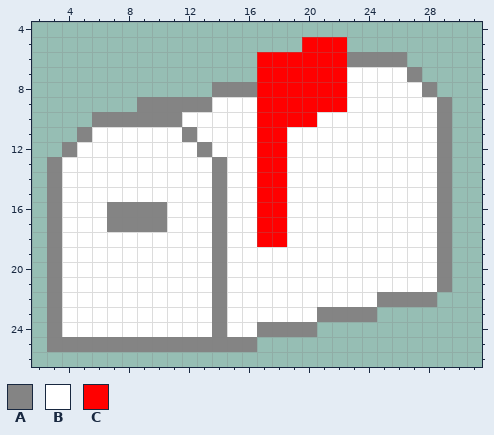
One commit to this pixel-art sprite: icons/Postbox1.png. That is the earlier state.
The file is 32x32 pixels. Shown: x 2..31, y 4..26.
Palette (. is transparent): A #848484  B #ffffff  C #ff0000
Pixels before, first column x 3:
 5 .................CCC.......
 6 ..............CCCCCCAAAA...
 7 ..............CCCCCCBBBBA..
 8 ...........AAACCCCCCBBBBBA.
 9 ......AAAAABBBCCCCCCBBBBBBA
10 ...AAAAAABBBBBCCCCBBBBBBBBA
11 ..ABBBBBBABBBBCCBBBBBBBBBBA
12 .ABBBBBBBBABBBCCBBBBBBBBBBA
13 ABBBBBBBBBBABBCCBBBBBBBBBBA
14 ABBBBBBBBBBABBCCBBBBBBBBBBA
15 ABBBBBBBBBBABBCCBBBBBBBBBBA
16 ABBBAAAABBBABBCCBBBBBBBBBBA
17 ABBBAAAABBBABBCCBBBBBBBBBBA
18 ABBBBBBBBBBABBCCBBBBBBBBBBA
19 ABBBBBBBBBBABBBBBBBBBBBBBBA
20 ABBBBBBBBBBABBBBBBBBBBBBBBA
21 ABBBBBBBBBBABBBBBBBBBBBBBBA
22 ABBBBBBBBBBABBBBBBBBBBAAAA.
23 ABBBBBBBBBBABBBBBBAAAA.....
24 ABBBBBBBBBBABBAAAA.........
25 AAAAAAAAAAAAAA.............
And afterwards:
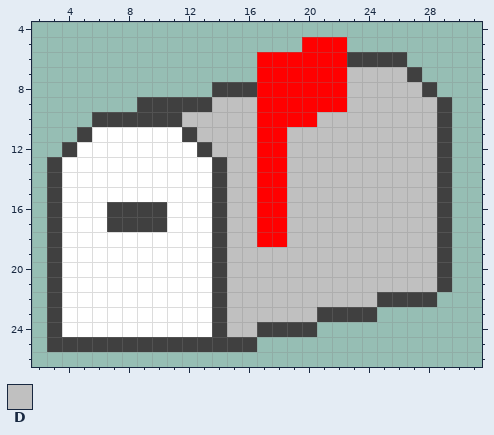
Colours new in this view: D #c0c0c0
Diff:
{"colour":"A","old":"#848484","new":"#404040"}
{"y":7,"x":23,"old":"BBBB","new":"DDDD"}
{"y":8,"x":23,"old":"BBBBB","new":"DDDDD"}
{"y":9,"x":14,"old":"BBB","new":"DDD"}
{"y":9,"x":23,"old":"BBBBBB","new":"DDDDDD"}
{"y":10,"x":12,"old":"BBBBB","new":"DDDDD"}
{"y":10,"x":21,"old":"BBBBBBBB","new":"DDDDDDDD"}
{"y":11,"x":13,"old":"BBBB","new":"DDDD"}
{"y":11,"x":19,"old":"BBBBBBBBBB","new":"DDDDDDDDDD"}
{"y":12,"x":14,"old":"BBB","new":"DDD"}
{"y":12,"x":19,"old":"BBBBBBBBBB","new":"DDDDDDDDDD"}
{"y":13,"x":15,"old":"BB","new":"DD"}
{"y":13,"x":19,"old":"BBBBBBBBBB","new":"DDDDDDDDDD"}
{"y":14,"x":15,"old":"BB","new":"DD"}
{"y":14,"x":19,"old":"BBBBBBBBBB","new":"DDDDDDDDDD"}
{"y":15,"x":15,"old":"BB","new":"DD"}
{"y":15,"x":19,"old":"BBBBBBBBBB","new":"DDDDDDDDDD"}
{"y":16,"x":15,"old":"BB","new":"DD"}
{"y":16,"x":19,"old":"BBBBBBBBBB","new":"DDDDDDDDDD"}
{"y":17,"x":15,"old":"BB","new":"DD"}
{"y":17,"x":19,"old":"BBBBBBBBBB","new":"DDDDDDDDDD"}
{"y":18,"x":15,"old":"BB","new":"DD"}
{"y":18,"x":19,"old":"BBBBBBBBBB","new":"DDDDDDDDDD"}
{"y":19,"x":15,"old":"BBBBBBBBBBBBBB","new":"DDDDDDDDDDDDDD"}
{"y":20,"x":15,"old":"BBBBBBBBBBBBBB","new":"DDDDDDDDDDDDDD"}
{"y":21,"x":15,"old":"BBBBBBBBBBBBBB","new":"DDDDDDDDDDDDDD"}
{"y":22,"x":15,"old":"BBBBBBBBBB","new":"DDDDDDDDDD"}
{"y":23,"x":15,"old":"BBBBBB","new":"DDDDDD"}
{"y":24,"x":15,"old":"BB","new":"DD"}
{"label":"changed","picture_box":[47,52,452,352]}
